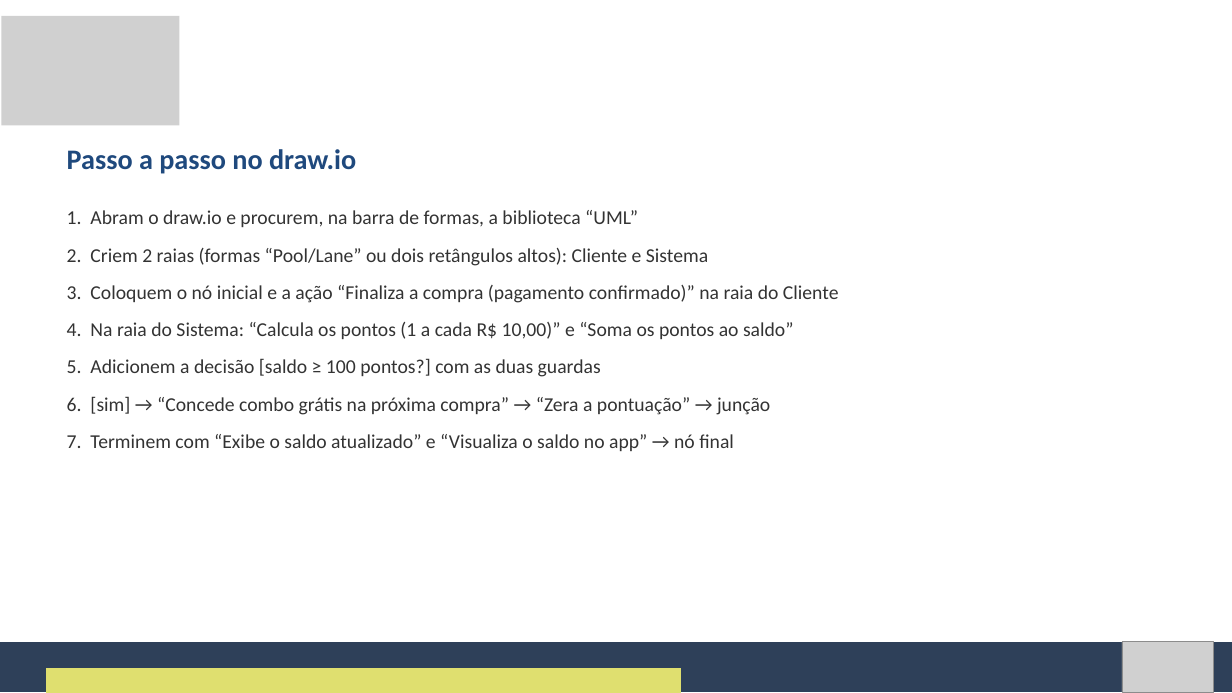
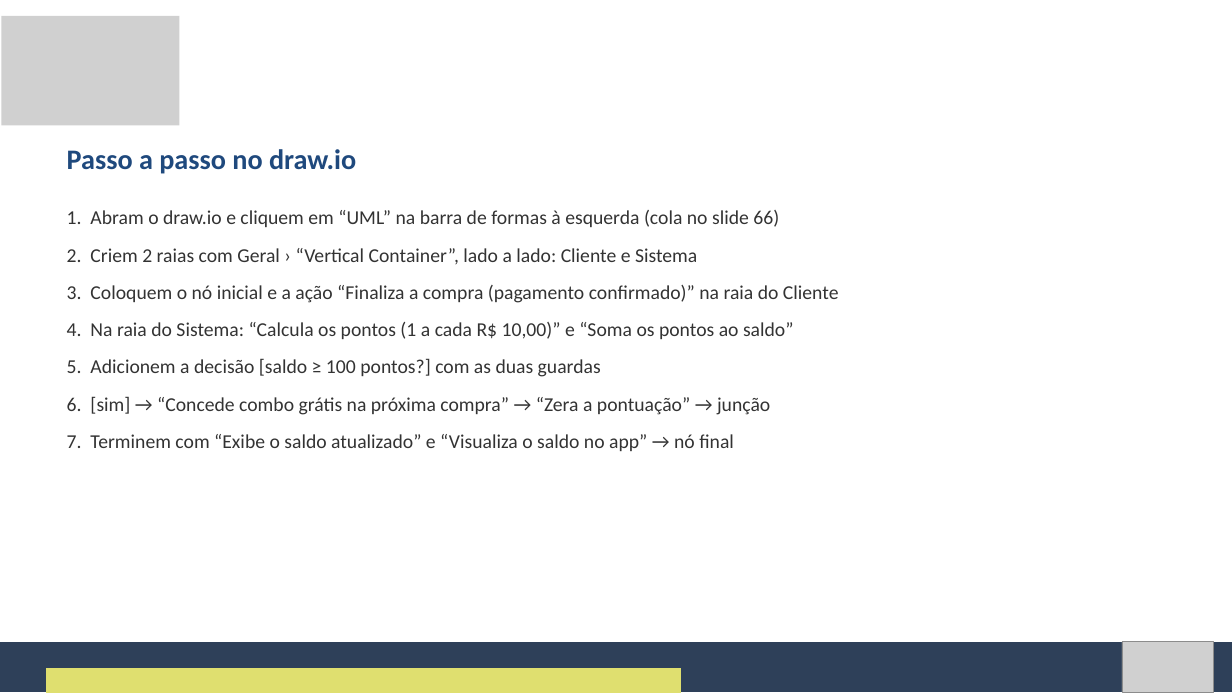
Before and after one commit to Natan20/Curso-Modelagem-De-Sistemas-Material, a slide deck: slide 68 of Aula 07 - 02-10-2026/Aula 7 - Slides.pptx (slide 58 before the commit). Drawn at 1232x693 pixels with LibreOffice and Linux fonts; fonts in the diff are those of the drawing; grey boxes stand for pictures. Boxes give left, top, right and bottom in pixels: in the first picture for what was removed or moved away, otherwise in the second. Text is boxed around its words. In the diff, an @@ line names an element or a change of style, - is before the commit and + after.

Commit message:
Adiciona mapa do draw.io na Aula 7: onde fica cada forma (nomes em inglês) e cola por atividade

```diff
--- a/Aula 07 - 02-10-2026/Aula 7 - Slides.pptx
+++ b/Aula 07 - 02-10-2026/Aula 7 - Slides.pptx
@@ text at [67, 210, 779, 264]: text changed @@
-1. Abram o draw.io e procurem, na barra de formas, a biblioteca “UML”
-2. Criem 2 raias (formas “Pool/Lane” ou dois retângulos altos): Cliente e Sistema
+1. Abram o draw.io e cliquem em “UML” na barra de formas à esquerda (cola no slide 66)
+2. Criem 2 raias com Geral › “Vertical Container”, lado a lado: Cliente e Sistema
```
Also in this commit, not shown: 18 other slides changed, 15 slides added, 2 other files.
